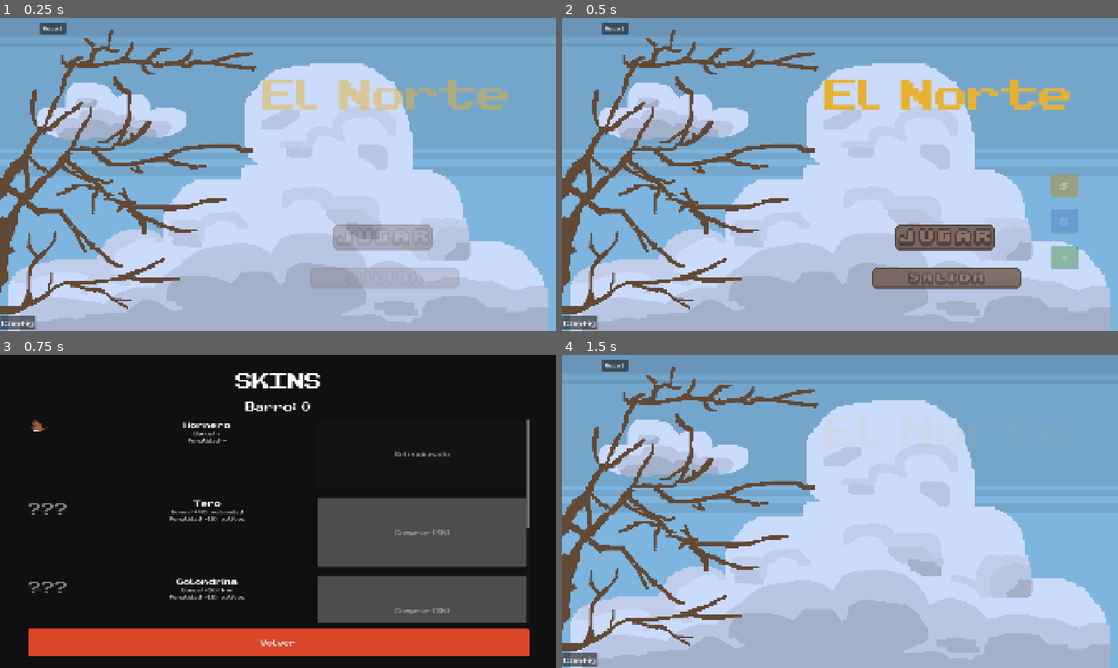
Above: before the commit, frames 1-4 (two rows, left to right).
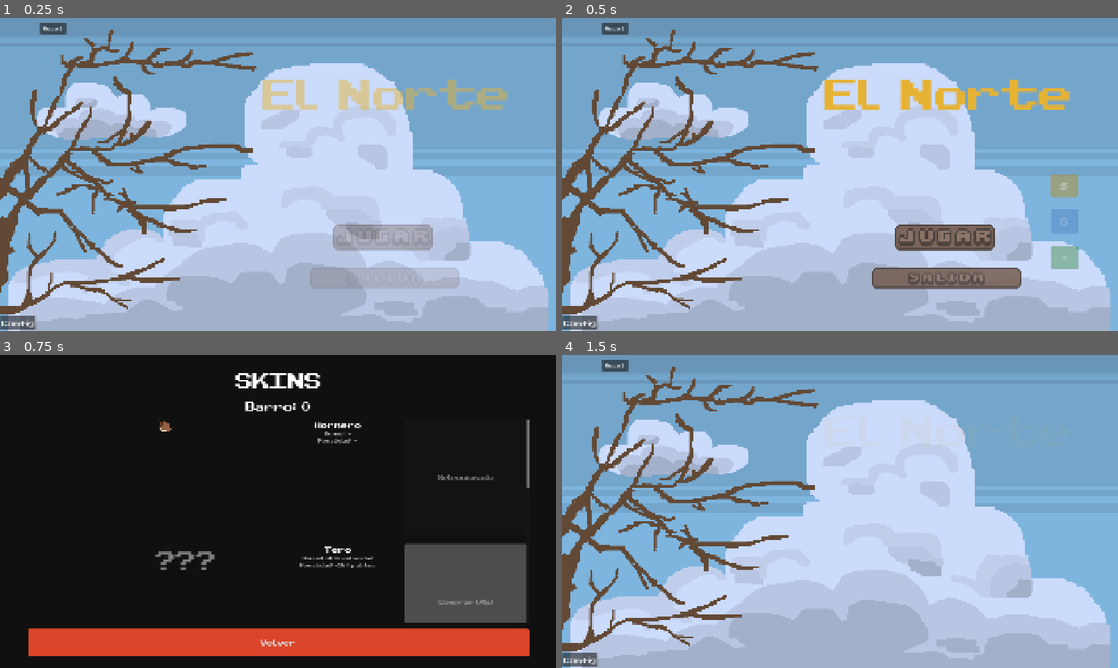
Above: after the commit, the same moments.

Repository: TomasMoreno21/El-Norte
Game: Godot game, scene res://scenes/menu/menu.tscn
The game is run twice, just before and just after one commit, with the same random seed, the same clock (stepped at 60 frames per second) and the same inputs.
Inputs:
- Up to frame 1 (0.25 s): no input
- Up to frame 2 (0.5 s): no input
- Up to frame 3 (0.75 s): click "S" at 0.5 s
- Up to frame 4 (1.5 s): click "Volver" at 1.25 s

Frames 1-2 are identical in both runs. In frame 3, 12% of the frame differs, in the area x 5-96%, y 20-86%; in frame 4, nothing differs.

Commit message:
feat: sprites mas grandes (400x400) y centrados con spacer

Diff:
--- a/scenes/skins/skins.gd
+++ b/scenes/skins/skins.gd
@@ -51,7 +51,7 @@
 	var tex: Texture2D = BIRD_SPRITES.get(bird_id) as Texture2D
 	if tex != null:
 		var container := Control.new()
-		container.custom_minimum_size = Vector2(240, 0)
+		container.custom_minimum_size = Vector2(400, 0)
 		container.size_flags_vertical = 3
 		container.mouse_filter = 2
 		var tr := TextureRect.new()
@@ -64,7 +64,7 @@
 			tr.modulate = Color(0.15, 0.15, 0.15, 1.0)
 			var qmark := Label.new()
 			qmark.text = "???"
-			qmark.add_theme_font_size_override("font_size", 48)
+			qmark.add_theme_font_size_override("font_size", 72)
 			qmark.horizontal_alignment = HORIZONTAL_ALIGNMENT_CENTER
 			qmark.vertical_alignment = VERTICAL_ALIGNMENT_CENTER
 			qmark.modulate = Color(0.5, 0.5, 0.5)
@@ -78,7 +78,7 @@
 			cr.color = Color(0.15, 0.15, 0.15)
 		else:
 			cr.color = BIRD_COLORS.get(bird_id, Color.WHITE)
-		cr.custom_minimum_size = Vector2(240, 0)
+		cr.custom_minimum_size = Vector2(400, 0)
 		cr.size_flags_vertical = 3
 		cr.mouse_filter = 2
 		return cr
@@ -97,9 +97,14 @@
 		var active = DataManager.active_bird == id
 
 		var row := HBoxContainer.new()
-		row.custom_minimum_size = Vector2(0, 240)
+		row.custom_minimum_size = Vector2(0, 400)
 		row.size_flags_horizontal = 3
 		row.add_theme_constant_override("separation", 20)
+
+		var spacer := Control.new()
+		spacer.size_flags_horizontal = 3
+		spacer.mouse_filter = 2
+		row.add_child(spacer)
 
 		var display := _make_bird_display(id, owned)
 		row.add_child(display)
